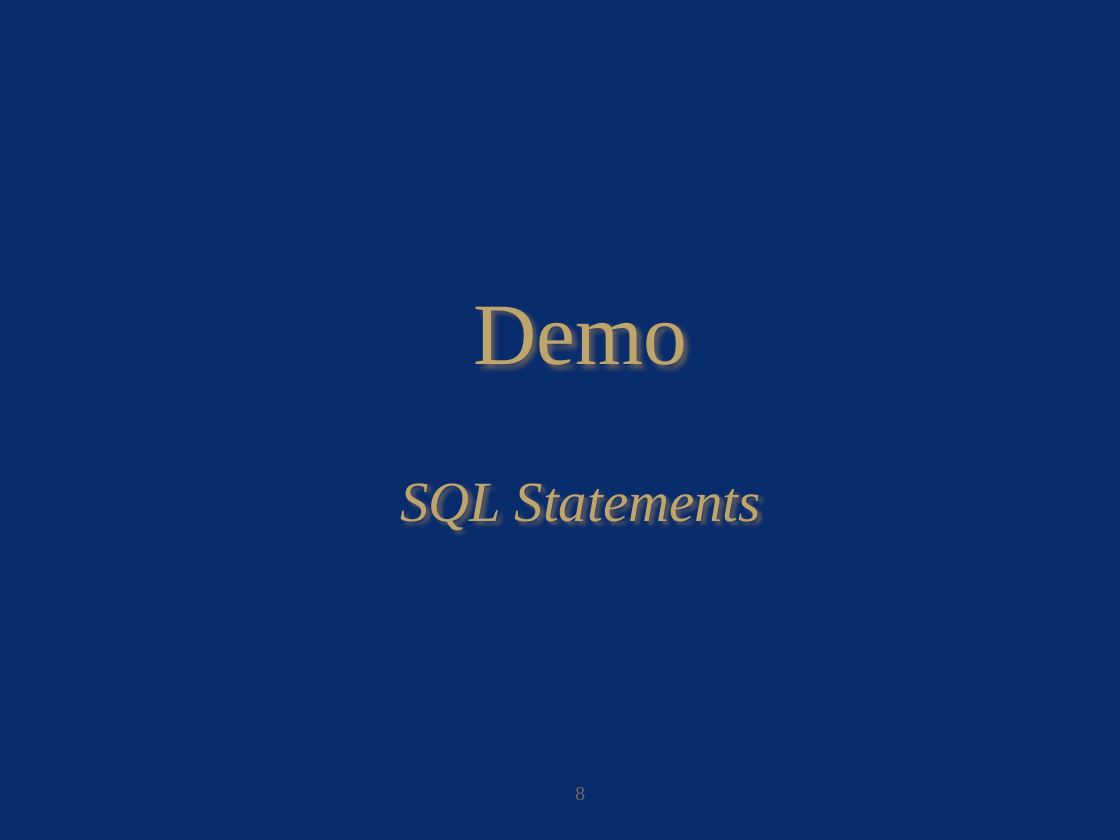
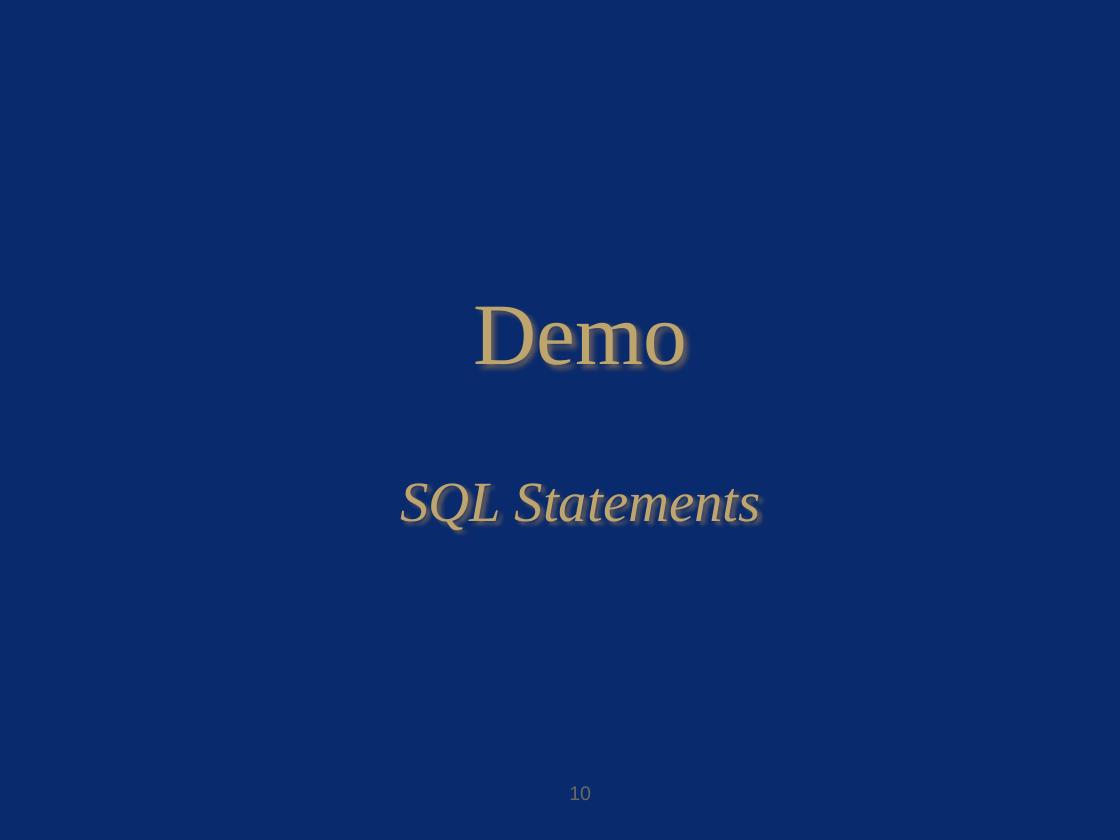
Before and after one commit to manvimadandotai/SQL_Masterclass_UoAIBSS, a slide deck: slide 10 of SQL_Masterclass_UoAIBSS.pptx (slide 8 before the commit). Drawn at 1120x840 pixels with LibreOffice and Linux fonts; fonts in the diff are those of the drawing; background and template pictures are left out. Boxes give left, top, right and bottom in pixels: in the first picture for what was removed or moved away, otherwise in the second. Text is boxed around its words. In the diff, an @@ line names an element or a change of style, - is before the commit and + after.

```diff
--- a/SQL_Masterclass_UoAIBSS.pptx
+++ b/SQL_Masterclass_UoAIBSS.pptx
@@ page number added at box(569, 786, 591, 800), 18 pt, text #6C6963 @@
+10
@@ page number removed at box(575, 787, 585, 800) @@
-8
```
Also in this commit, not shown: 20 other slides changed, 7 slides added, 6 slides removed.
